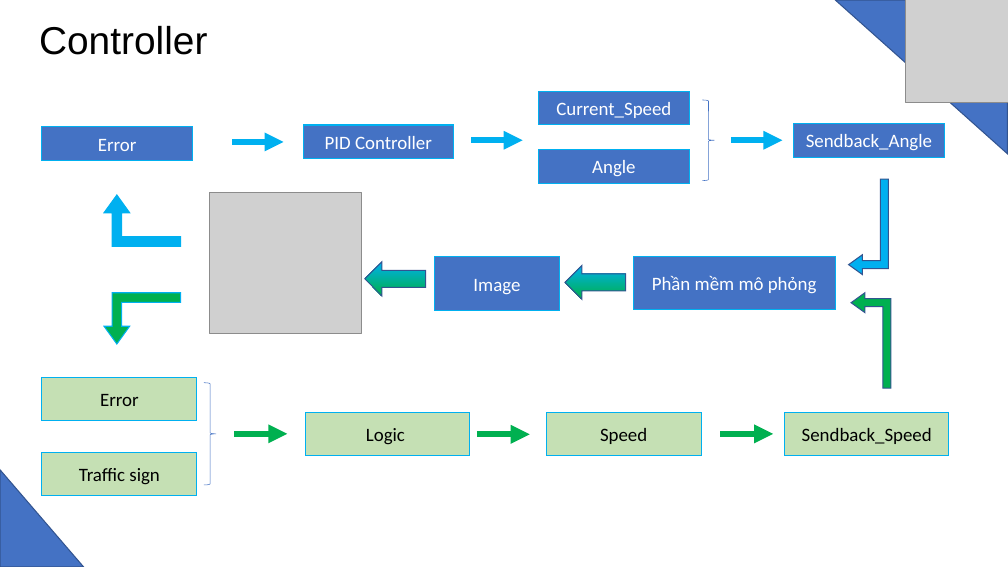
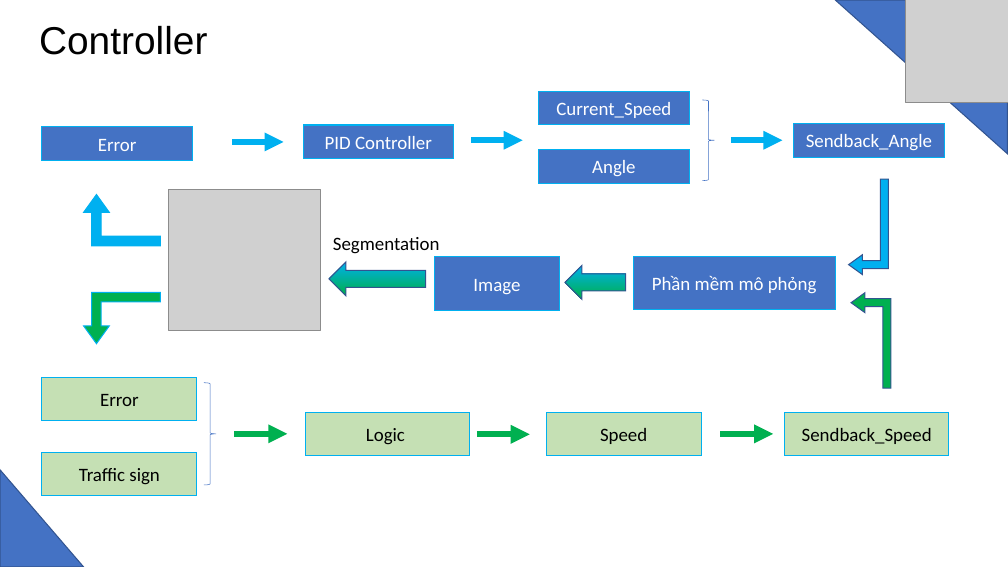
Before and after one commit to dotrannhattuong/CDS_UTE_2023, a slide deck: slide 4 of docs/Cuộc thi đua xe tự hành.pptx. Drawn at 1008x567 pixels with LibreOffice and Linux fonts; fonts in the diff are those of the drawing; grey boxes stand for pictures. Boxes give left, top, right and bottom in pixels: in the first picture for what was removed or moved away, otherwise in the second. Text is boxed around its words. In the diff, an @@ line names an element or a change of style, - is before the commit and + after.

```diff
--- a/docs/Cuộc thi đua xe tự hành.pptx
+++ b/docs/Cuộc thi đua xe tự hành.pptx
@@ bent up arrow: place and size @@
-bent up arrow at box(104, 195, 181, 247)
+bent up arrow at box(84, 194, 160, 246)
@@ picture: place and size @@
-picture at box(209, 193, 361, 333)
+picture at box(169, 189, 321, 330)
@@ text added at box(333, 237, 440, 254), 18 pt, text #000000 @@
+Segmentation
@@ left arrow: place and size @@
-left arrow at box(365, 262, 426, 296)
+left arrow at box(329, 262, 426, 296)
@@ bent up arrow: place and size @@
-bent up arrow at box(104, 293, 181, 344)
+bent up arrow at box(84, 293, 160, 344)
```
Also in this commit, not shown: 1 other slide changed.
